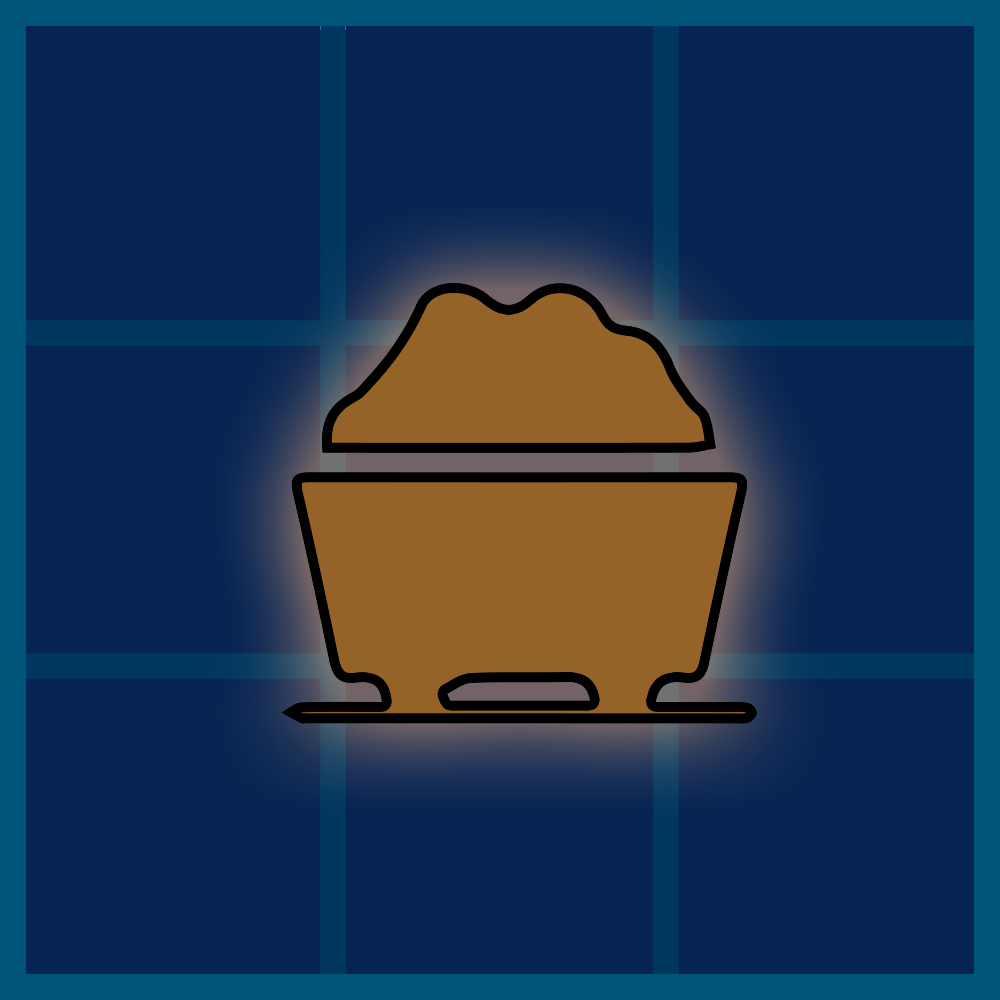
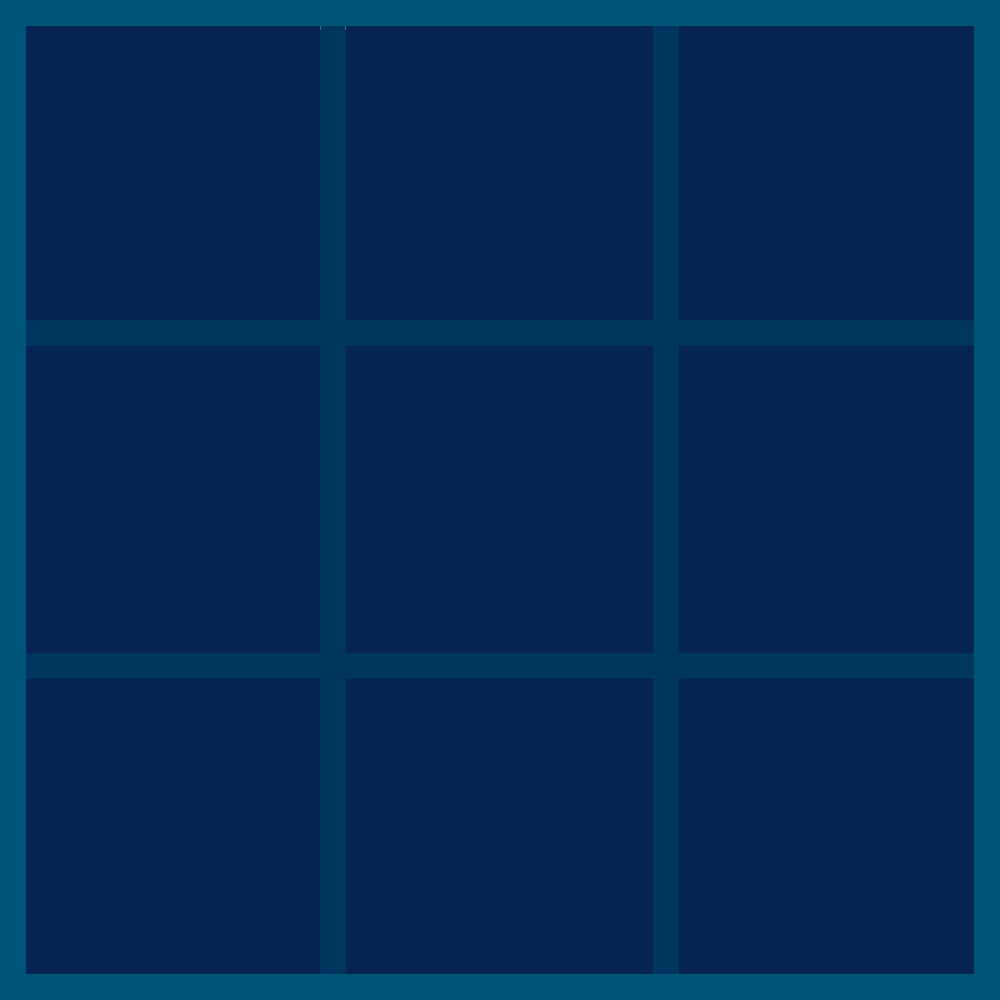
Layer changes from the first 1000px x 1000px image to the second:
hid group "Coal" (1 layers) over [282, 283, 757, 724]
